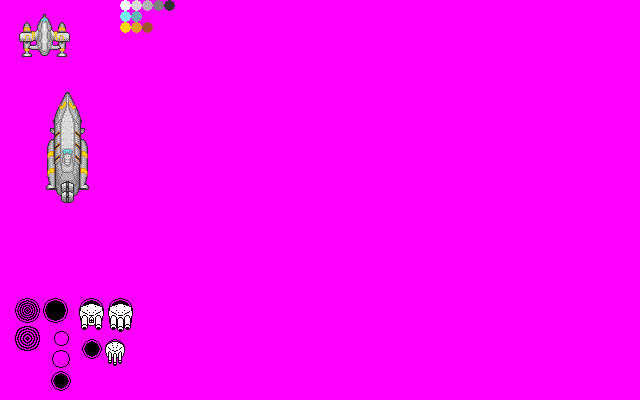
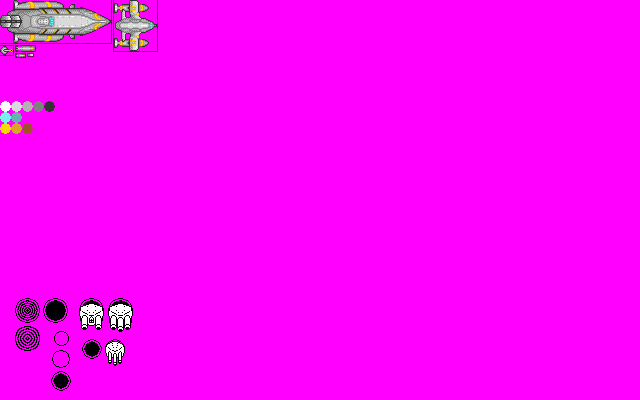
Layers edited between the first and the second 640 x 400 image:
painted on "Palette" over (0, 0, 175, 134)
added layer "Borders" (53%) above "Sprite" over (0, 0, 158, 58)
painted on "Sprite" over (0, 0, 157, 203)
